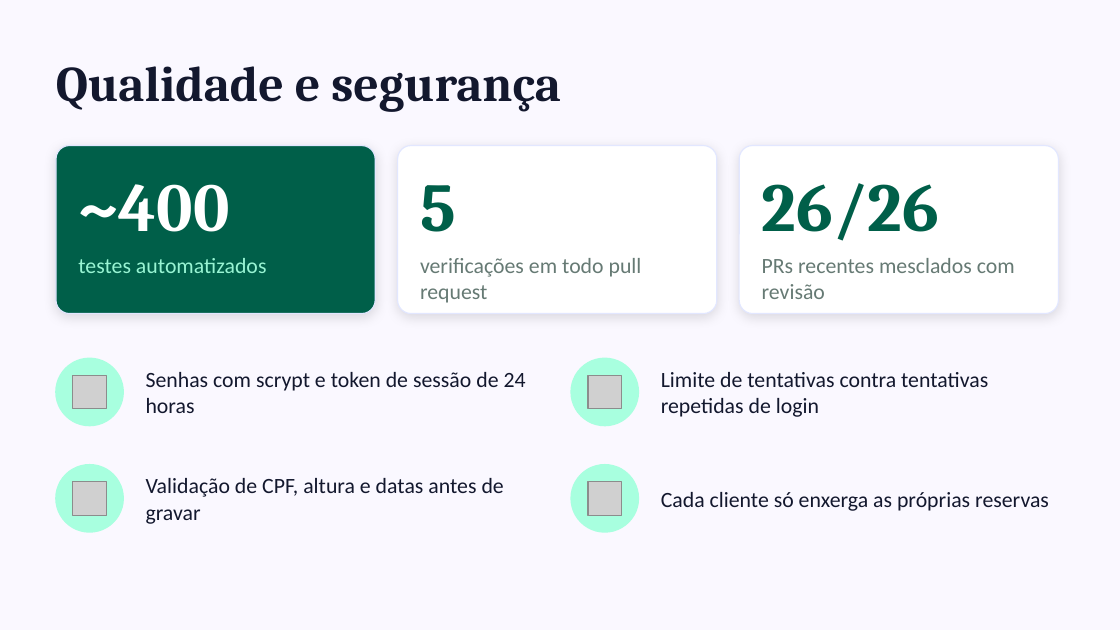
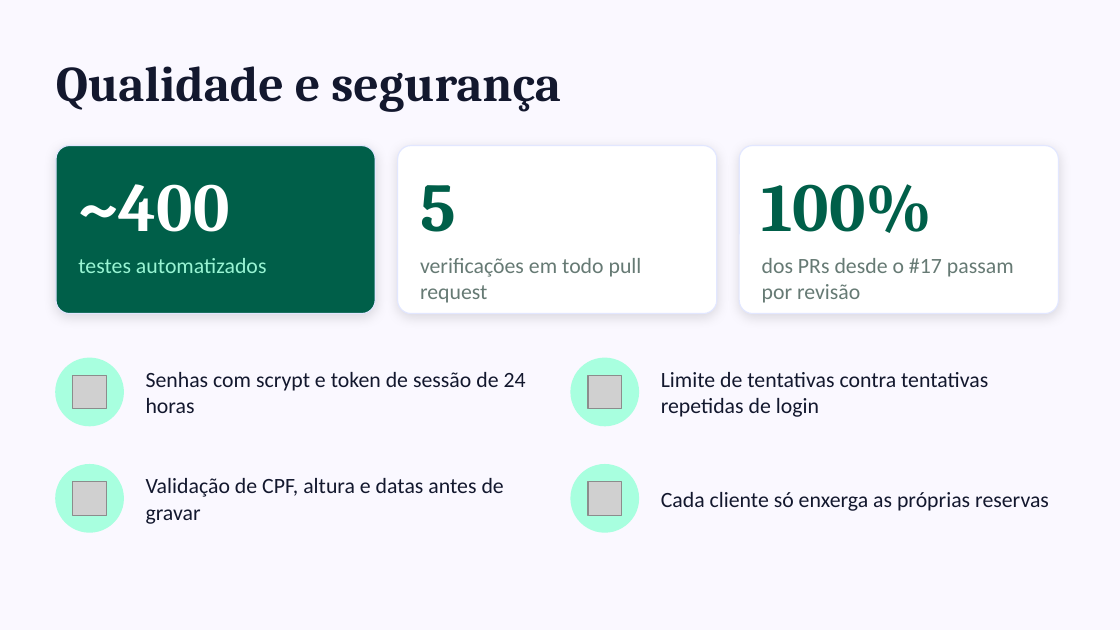
Before and after one commit to heliolevi/Projeto-POO, a slide deck: slide 6 of docs/apresentacao-bike-ilha-club.pptx. Drawn at 1120x630 pixels with LibreOffice and Linux fonts; fonts in the diff are those of the drawing; grey boxes stand for pictures. Boxes give left, top, right and bottom in pixels: in the first picture for what was removed or moved away, otherwise in the second. Text is boxed around its words. In the diff, an @@ line names an element or a change of style, - is before the commit and + after.

Commit message:
docs: slide 6 com texto que não envelhece
Troca '26/26 PRs recentes' por '100% dos PRs desde o #17 passam por revisão', e as
anotações acompanham. Observação da revisão do #50.

```diff
--- a/docs/apresentacao-bike-ilha-club.pptx
+++ b/docs/apresentacao-bike-ilha-club.pptx
@@ text at <box>762,184,933,233</box>: text changed @@
-26/26
+100%
@@ text at <box>762,258,1014,303</box>: text changed @@
-PRs recentes mesclados com revisão
+dos PRs desde o #17 passam por revisão
```
